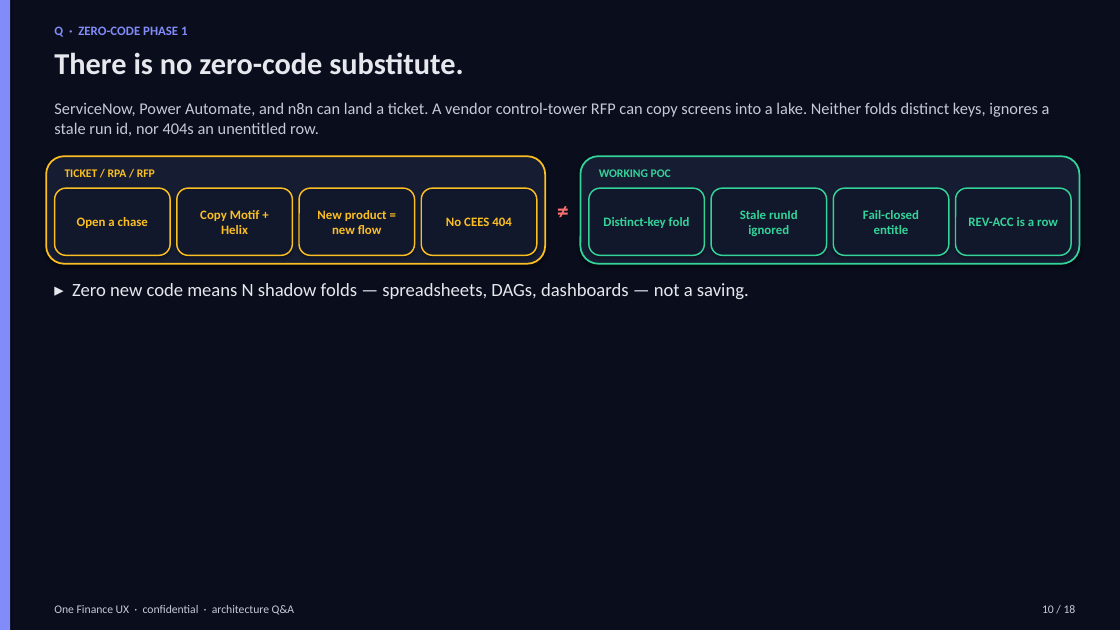
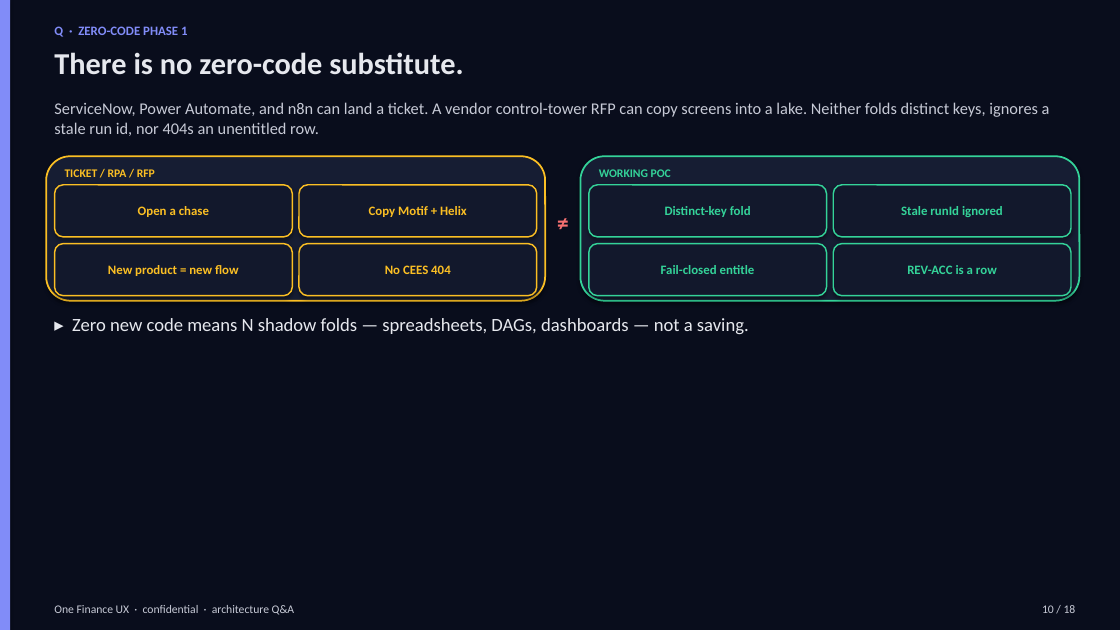
Before and after one commit to praveen2025work/onefinuxdemo, a slide deck: slide 10 of docs/design/arch-qa-deck.pptx. Drawn at 1120x630 pixels with LibreOffice and Linux fonts; fonts in the diff are those of the drawing. Boxes give left, top, right and bottom in pixels: in the first picture for what was removed or moved away, otherwise in the second. Text is boxed around its words. In the diff, an @@ line names an element or a change of style, - is before the commit and + after.

```diff
--- a/docs/design/arch-qa-deck.pptx
+++ b/docs/design/arch-qa-deck.pptx
@@ rounded rectangle resized from (x1=46, y1=156, x2=545, y2=264) to (x1=46, y1=156, x2=545, y2=301) @@
@@ rounded rectangle resized from (x1=581, y1=156, x2=1080, y2=264) to (x1=581, y1=156, x2=1080, y2=301) @@
@@ rounded rectangle "Open a chase" resized from (x1=55, y1=188, x2=171, y2=255) to (x1=55, y1=185, x2=292, y2=237) @@
@@ rounded rectangle "Copy Motif + Helix" resized from (x1=176, y1=188, x2=292, y2=255) to (x1=299, y1=185, x2=537, y2=237) @@
@@ text "≠" moved from (x1=545, y1=192, x2=581, y2=226) to (x1=545, y1=204, x2=581, y2=238) @@
@@ rounded rectangle "Distinct-key fold" resized from (x1=589, y1=188, x2=705, y2=255) to (x1=589, y1=185, x2=827, y2=237) @@
@@ rounded rectangle "Stale runId ignored" resized from (x1=711, y1=188, x2=827, y2=255) to (x1=833, y1=185, x2=1071, y2=237) @@
@@ rounded rectangle "New product = new flow" resized from (x1=299, y1=188, x2=415, y2=255) to (x1=55, y1=244, x2=292, y2=296) @@
@@ rounded rectangle "No CEES 404" resized from (x1=421, y1=188, x2=537, y2=255) to (x1=299, y1=244, x2=537, y2=296) @@
@@ rounded rectangle "Fail-closed entitle" resized from (x1=833, y1=188, x2=949, y2=255) to (x1=589, y1=244, x2=827, y2=296) @@
@@ rounded rectangle "REV-ACC is a row" resized from (x1=956, y1=188, x2=1072, y2=255) to (x1=833, y1=244, x2=1071, y2=296) @@
@@ text "▸ Zero new code means ..." moved from (x1=72, y1=283, x2=749, y2=299) to (x1=72, y1=318, x2=749, y2=334) @@
```
Also in this commit, not shown: 9 other slides changed, 2 other files.
